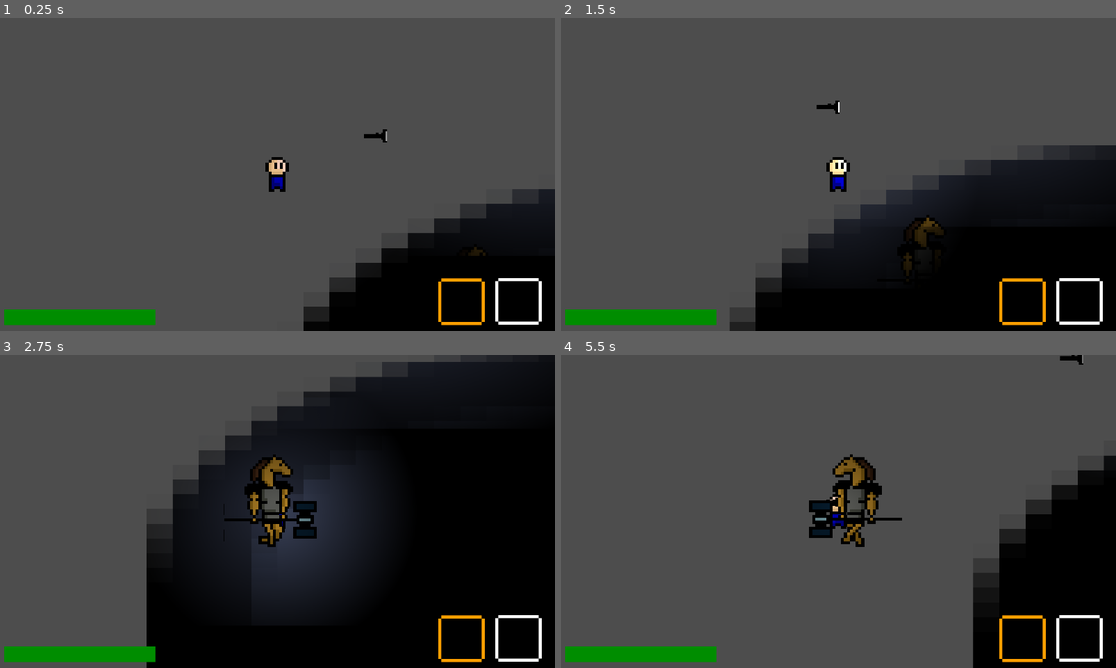
Above: before the commit, frames 1-4 (two rows, left to right).
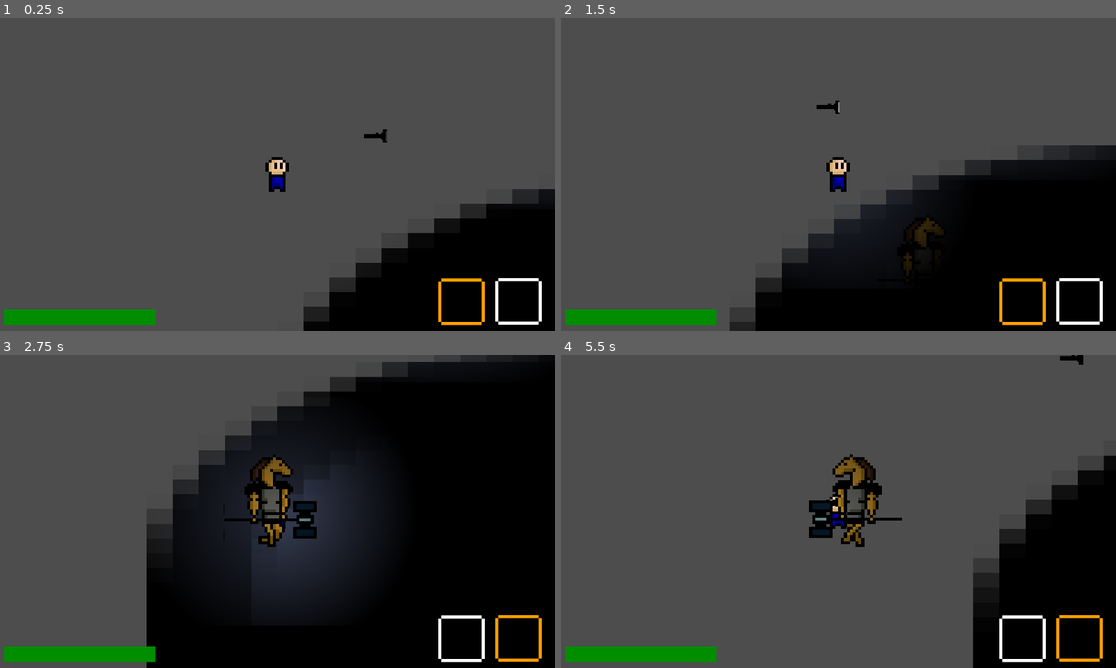
Above: after the commit, the same moments.

Repository: SportWizard/Horror-Game
Game: Godot game, scene res://game.tscn
Two runs of this game, one before a commit and one after it. Both use one fixed random seed, a clock stepped at 60 frames per second and the inputs below. The engine's default icon, where the game draws it, is replaced by a stand-in: a white triangle on a blue panel in a dark square.
Inputs (mouse positions are in pixels of both pictures, inside the frame that each line leads up to):
- Up to frame 1 (0.25 s): no input
- Up to frame 2 (1.5 s): tap Enter at 0.5 s; move the mouse to (960, 158) at 0.52 s; hold D (Right) 0.53-1.28 s; hold Q (Drop item) 0.53-1.28 s; tap E (Interact) at 0.8, 1.35 s; move the mouse to (727, 190) at 1.27 s; hold S (Down) from 1.28 s (still down)
- Up to frame 3 (2.75 s): tap 1 (Item slot1) at 1.55 s; move the mouse to (333, 442) at 2.02 s; release S (Down) at 2.03 s; hold D (Right) from 2.03 s (still down); hold 1 (Item slot1) from 2.03 s (still down); tap 2 (Item slot2) at 2.3 s
- Up to frame 4 (5.5 s): move the mouse to (810, 574) at 2.77 s; release D (Right) at 2.78 s; release 1 (Item slot1) at 2.78 s; hold W (Up) 2.78-3.53 s; tap 2 (Item slot2) at 2.85, 5.3 s; tap Q (Drop item) at 3.05 s; move the mouse to (1005, 558) at 3.52 s; hold Q (Drop item) 3.53-4.28 s; hold A (Left) 3.53-5.03 s; tap E (Interact) at 3.8, 4.35 s; move the mouse to (672, 464) at 4.27 s; tap 1 (Item slot1) at 4.55 s; move the mouse to (866, 511) at 5.02 s; hold S (Down) from 5.03 s (still down); hold 1 (Item slot1) from 5.03 s (still down)

The runs differ from the first frame. In frame 1, 0.3% of the frame differs, in the area x 69-100%, y 36-76%; in frame 2, 0.5%; in frame 3, 1.0%, in the area x 64-98%, y 8-99%; in frame 4, 0.7%.

Commit message:
Update flashlight: interaction (on/off)

Diff:
--- a/Entities/Player/player.gd
+++ b/Entities/Player/player.gd
@@ -87,17 +87,19 @@
 	var dir: Vector2 = Input.get_vector("Left", "Right", "Up", "Down")
 	self._movement(dir)
 
-	if Input.is_action_pressed("Interact"):
+	if Input.is_action_just_pressed("Interact"):
 		if self._detected_item:
 			self._pickup_item()
+		elif self._item_slots[self._selected_item_slot-1]:
+			self._item_slots[self._selected_item_slot-1].use()
 
-	if Input.is_action_pressed("Drop item"):
+	if Input.is_action_just_pressed("Drop item"):
 		if self._item_slots[self._selected_item_slot-1]:
 			self._drop_item()
 
-	if Input.is_action_pressed("Item slot1"):
+	if Input.is_action_just_pressed("Item slot1"):
 		self._selected_item_slot = 1
-	elif Input.is_action_pressed("Item slot2"):
+	elif Input.is_action_just_pressed("Item slot2"):
 		self._selected_item_slot = 2
 
 func _ready() -> void:
--- a/Items/Flashlight/flashlight.gd
+++ b/Items/Flashlight/flashlight.gd
@@ -1,13 +1,16 @@
 extends Item
 
-@onready var _collisionShape: CollisionShape2D = $CollisionShape2D
+@onready var _collision_shape: CollisionShape2D = $CollisionShape2D
+@onready var _point_light: PointLight2D = $PointLight2D
 
-var _cur_dir: Vector2 = Vector2(1, 0)
+# Override
+func use():
+	self._point_light.visible = false if self._point_light.visible else true
 
 func _physics_process(delta: float) -> void:
 	if self.get_parent().name.substr(0, 6) == "Player":
-		self._collisionShape.disabled = true
+		self._collision_shape.disabled = true
 
 		self.look_at(self.get_global_mouse_position())
 	else:
-		self._collisionShape.disabled = false
+		self._collision_shape.disabled = false
--- a/Items/Flashlight/flashlight.tscn
+++ b/Items/Flashlight/flashlight.tscn
@@ -23,6 +23,6 @@
 shape = SubResource("CapsuleShape2D_4syc5")
 
 [node name="PointLight2D" type="PointLight2D" parent="."]
-position = Vector2(55.25, 2.86102e-06)
-scale = Vector2(0.2525, 0.146)
+position = Vector2(65, -1.90735e-06)
+scale = Vector2(0.174, 0.0888099)
 texture = ExtResource("3_ee1oo")
--- a/Items/item.gd
+++ b/Items/item.gd
@@ -1,3 +1,6 @@
 class_name Item extends CharacterBody2D
 
 @export var item_offset: Vector2 = Vector2(0, 0)
+
+func use():
+	assert(false, "Add function \"use\" to %s" % [self.name])
